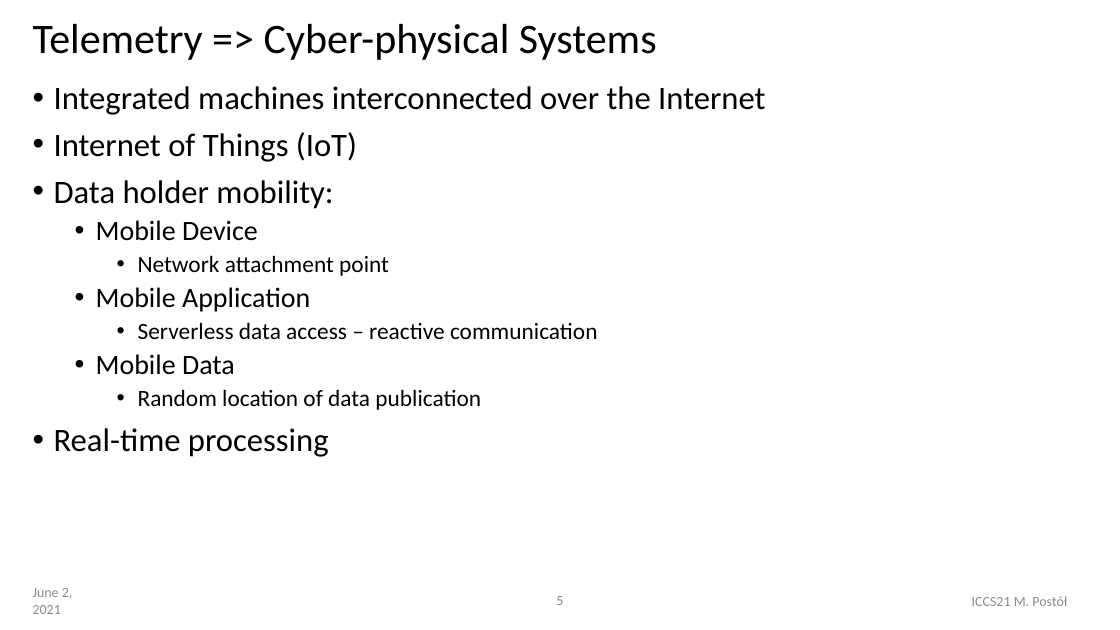
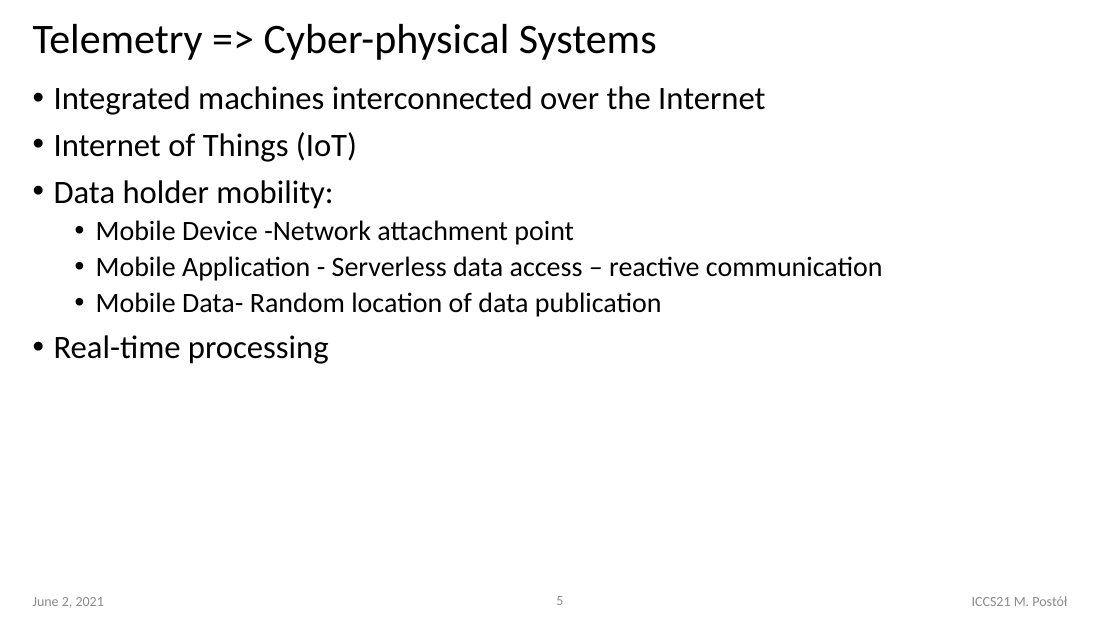
Before and after one commit to it-p-lodz-pl/OOI.Gateway2Azure.Aricle, a slide deck: slide 5 of ICCS21-Conference/OOI-CI-ICCS2021..pptx. Drawn at 1120x630 pixels with LibreOffice and Linux fonts; fonts in the diff are those of the drawing. Boxes give left, top, right and bottom in pixels: in the first picture for what was removed or moved away, otherwise in the second. Text is boxed around its words. In the diff, an @@ line names an element or a change of style, - is before the commit and + after.

```diff
--- a/ICCS21-Conference/OOI-CI-ICCS2021..pptx
+++ b/ICCS21-Conference/OOI-CI-ICCS2021..pptx
@@ text at (96,220,883,317): text changed; size 20 to 24 pt @@
-  • Mobile Device
-    • Network attachment point
-  • Mobile Application
-    • Serverless data access – reactive communication
-  • Mobile Data
-    • Random location of data publication
+  • Mobile Device -Network attachment point
+  • Mobile Application - Serverless data access – reactive communication
+  • Mobile Data- Random location of data publication
@@ text "June 2, 2021" rewrapped from (33,588,73,614) to (33,597,104,607) @@
```
Also in this commit, not shown: 6 other slides changed, 1 other file.
